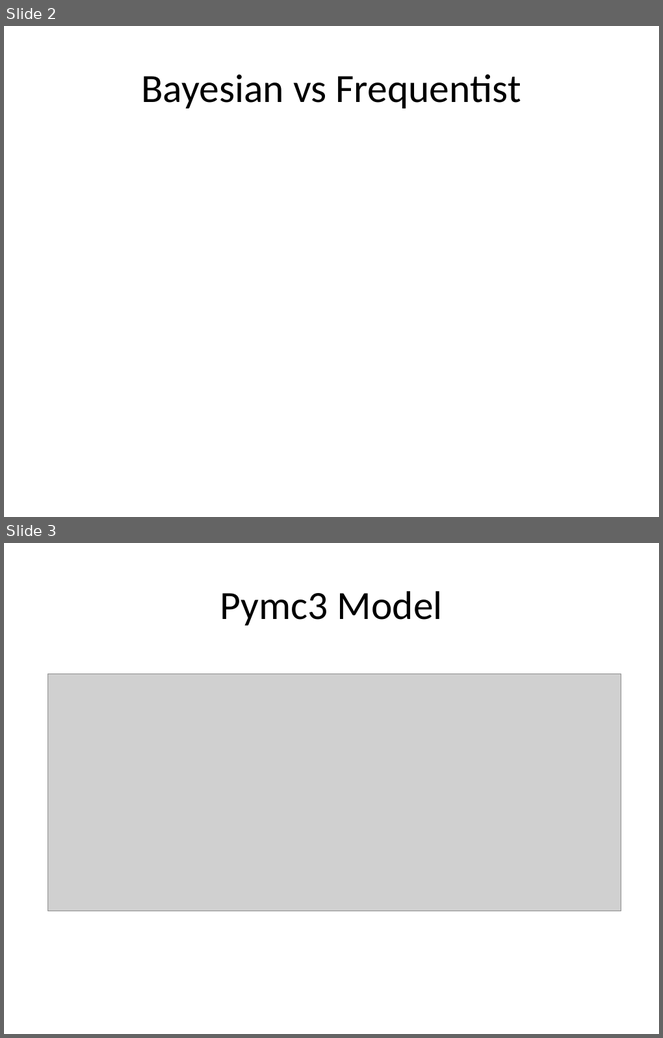
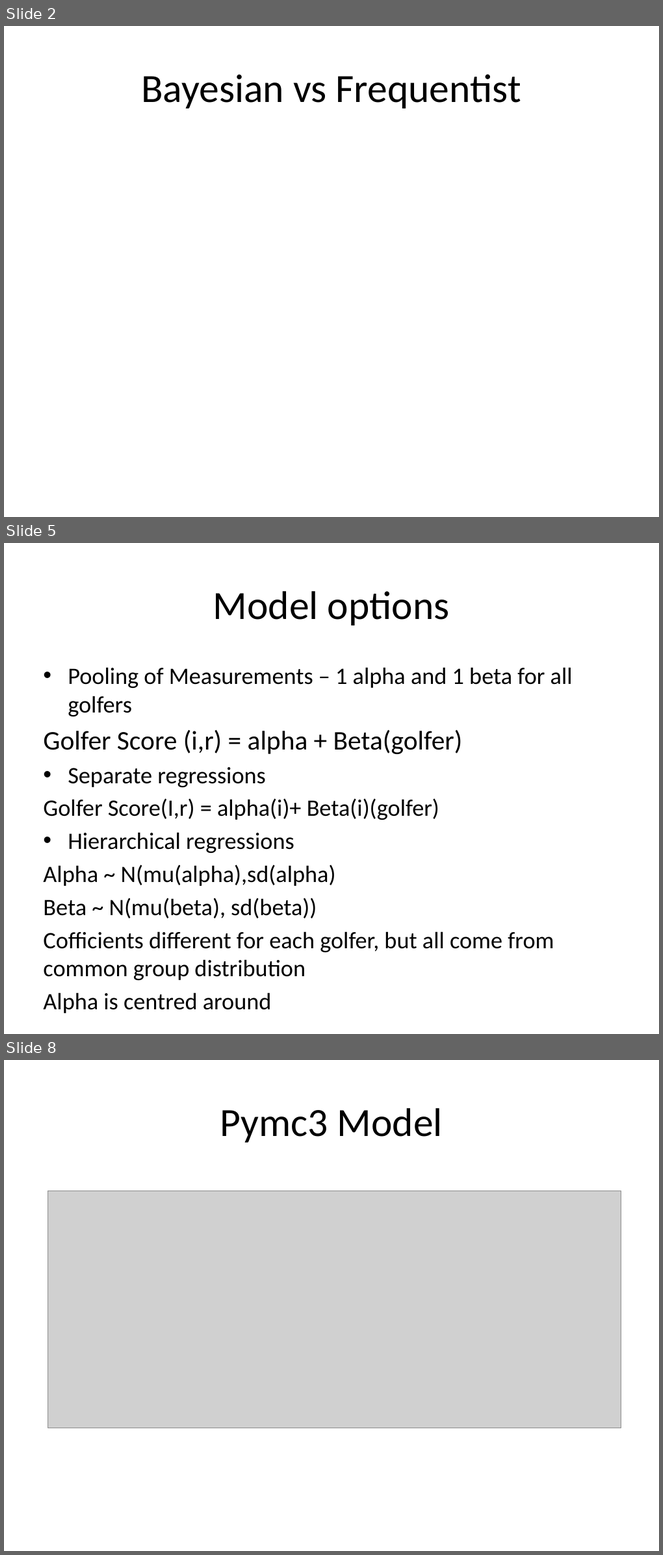
Before and after one commit to killianfarrell2/PGA_Golf, a slide deck: Tournament_level_model/Presentation/PGA_Tour_golf.pptx. Shown one above the other, each under a label of ours: slides 2 and 3 before the commit, slides 2, 5 and 8 after it; the slides between them are not shown. The pictures are 663x1038 and 663x1555 pixels, drawn with LibreOffice and Linux fonts; fonts in the diff are those of the drawing; grey boxes stand for pictures. Boxes give left, top, right and bottom in pixels: in the first picture for what was removed or moved away, otherwise in the second. Text is boxed around its words. In the diff, an @@ line names an element or a change of style, - is before the commit and + after.

Commit message:
Add new models

```diff
--- a/Tournament_level_model/Presentation/PGA_Tour_golf.pptx
+++ b/Tournament_level_model/Presentation/PGA_Tour_golf.pptx
@@ slide 5 added at [4,543,659,1034], background #FFFFFF @@
@@ title added at [213,591,450,626], 44 pt, text #000000 @@
+Model options
@@ text added at [43,667,573,981], 25.9 pt, text #000000 @@
+• Pooling of Measurements – 1 alpha and 1 beta for all golfers
+Golfer Score (i,r) = alpha + Beta(golfer)
+• Separate regressions
+Golfer Score(I,r) = alpha(i)+ Beta(i)(golfer)
+• Hierarchical regressions
+Alpha ~ N(mu(alpha),sd(alpha)
+Beta ~ N(mu(beta), sd(beta))
+Cofficients different for each golfer, but all come from common group distribution
+Alpha is centred around
@@ what was slide 3 is now slide 8 @@
```
Also in this commit, not shown: 5 other slides added, 1 slide removed, 2 other files.
